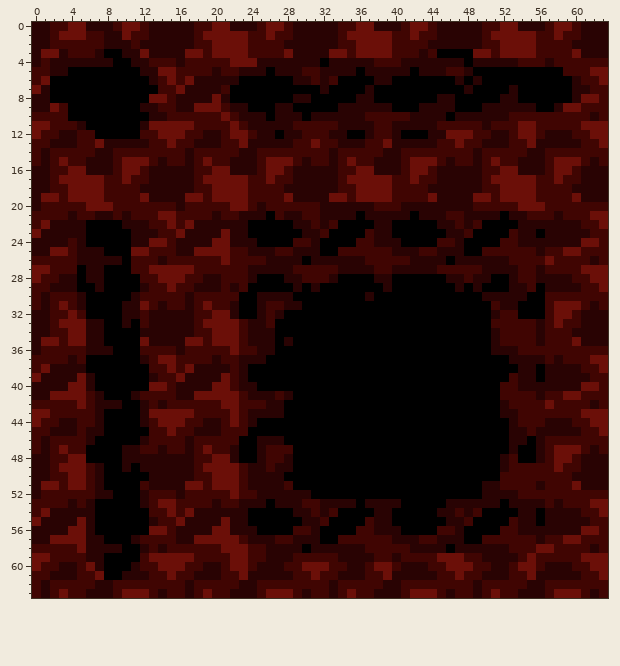
One commit to this pixel-art file: assets/tiles/hell_tileset.aseprite. That is the earlier state.
64x64 pixels, 1 frame.
Now the later version:
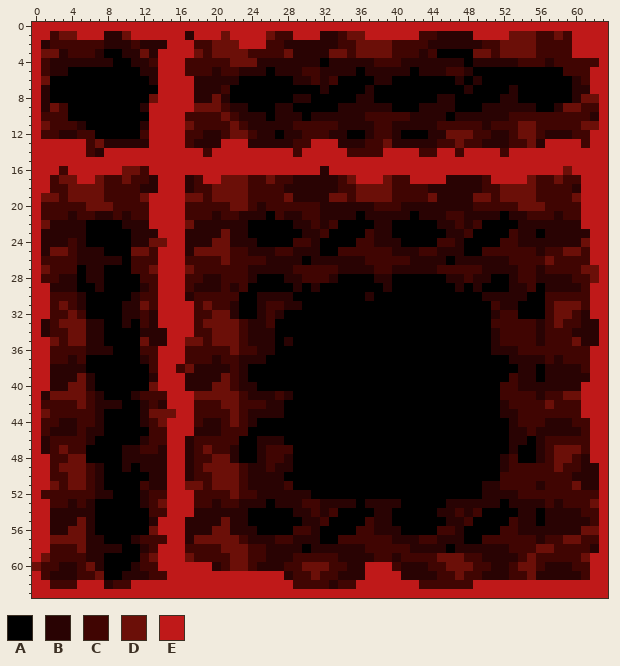
Palette (. is transparent): A #000000  B #290303  C #400502  D #6b0f08  E #bf1919
Difference:
layer "Layer 2" added
Changed rows in their new state; - is an unchanged pixel.
Layer "Layer 2":
first column x 0:
 0 EEEEEEEEEEEEEEEEEEEEEEEEEEEEEEEEEEEEEEEEEEEEEEEEEEEEEEEEEEEEEEEE
 1 EE---EEE---EEEEEE-EEE-EEEE---EEE-----EEEEEE------EEEE-------EEEE
 2 E--------------EEE-----EEE----------------------------------EEEE
 3 E-------------EEEE------------------------------------------EEEE
 4 E-------------EEE----------------------------------------------E
 5 E-------------EEE---------------------------------------------EE
 6 E-------------EEEE--------------------------------------------EE
 7 E-------------EEEE--------------------------------------------EE
 8 E-------------EEEE---------------------------------------------E
 9 E------------EEEEE---------------------------------------------E
10 E------------EEEE----------------------------------------------E
11 E------------EEEE----------------------------------------------E
12 E------------EEEE---------------------------------------------EE
13 EEEEEE-------EEEE----EEE-------EEE-----------------------EEEE-EE
14 EEEEEE--EEEEEEEEEEE-EEEEEEEEE-EEEEE----EEEE--EE-EEEE-EEEEEEEEEEE
15 EEEEEEEEEEEEEEEEEEEEEEEEEEEEEEEEEEEEEEEEEEEEEEEEEEEEEEEEEEEEEEEE
16 EEE-EEEEEE---EEEEEEEEEEEEEEEEEEE-EEEEEEEEEEEEEEEEEEEEEEEEEE-EEEE
17 EE---EE-------EEE--EE---------------EEE---EEEE-----EEEE------EEE
18 EE------------EEE--------------------------------------------EEE
19 E------------EEEE--------------------------------------------EEE
20 E------------EEEE--------------------------------------------EEE
21 E------------EEEE--------------------------------------------EEE
22 E------------EEEE--------------------------------------------EEE
23 E-------------EEE---------------------------------------------EE
24 E--------------EE---------------------------------------------EE
25 E-------------EEE---------------------------------------------EE
26 E-------------EEE---------------------------------------------EE
27 E-------------EEE----------------------------------------------E
28 E-------------EEE----------------------------------------------E
29 EE------------EEE---------------------------------------------EE
30 EE------------EEE---------------------------------------------EE
31 EE------------EEEE--------------------------------------------EE
32 EE------------EEEE--------------------------------------------EE
33 E-------------EEEE---------------------------------------------E
34 E--------------EEE---------------------------------------------E
35 EE-------------EE----------------------------------------------E
36 EE------------EEE---------------------------------------------EE
37 EE------------EEE---------------------------------------------EE
38 EE------------EE----------------------------------------------EE
39 EE------------EEE---------------------------------------------EE
40 EE------------EEE--------------------------------------------EEE
41 E--------------EEE-------------------------------------------EEE
42 E--------------EEE-------------------------------------------EEE
43 E---------------EE-------------------------------------------EEE
44 E--------------EEE--------------------------------------------EE
45 E--------------EEE--------------------------------------------EE
46 E--------------EE---------------------------------------------EE
47 E--------------EE---------------------------------------------EE
48 EE-------------EE---------------------------------------------EE
49 EE-------------EE----------------------------------------------E
50 EE-------------EE----------------------------------------------E
51 EE-------------EE----------------------------------------------E
52 E--------------EEE---------------------------------------------E
53 EE-------------EEE---------------------------------------------E
54 EE-------------EEE---------------------------------------------E
55 EE------------EEE----------------------------------------------E
56 EE------------EEE----------------------------------------------E
57 EE-------------EE----------------------------------------------E
58 EE------------EEE----------------------------------------------E
59 E-------------EEE---------------------------------------------EE
60 --------------EEEEEE-----------------EEE----------------------EE
61 E--------------EEEEEEEEEEEEE---------EEEE---------------------EE
62 EE---EEE---EEEEEEEEEEEEEEEEEE-------EEEEEEE------EEEEEEEEEEEEEEE
63 EEEEEEEEEEEEEEEEEEEEEEEEEEEEEEEEEEEEEEEEEEEEEEEEEEEEEEEEEEEEEEEE
